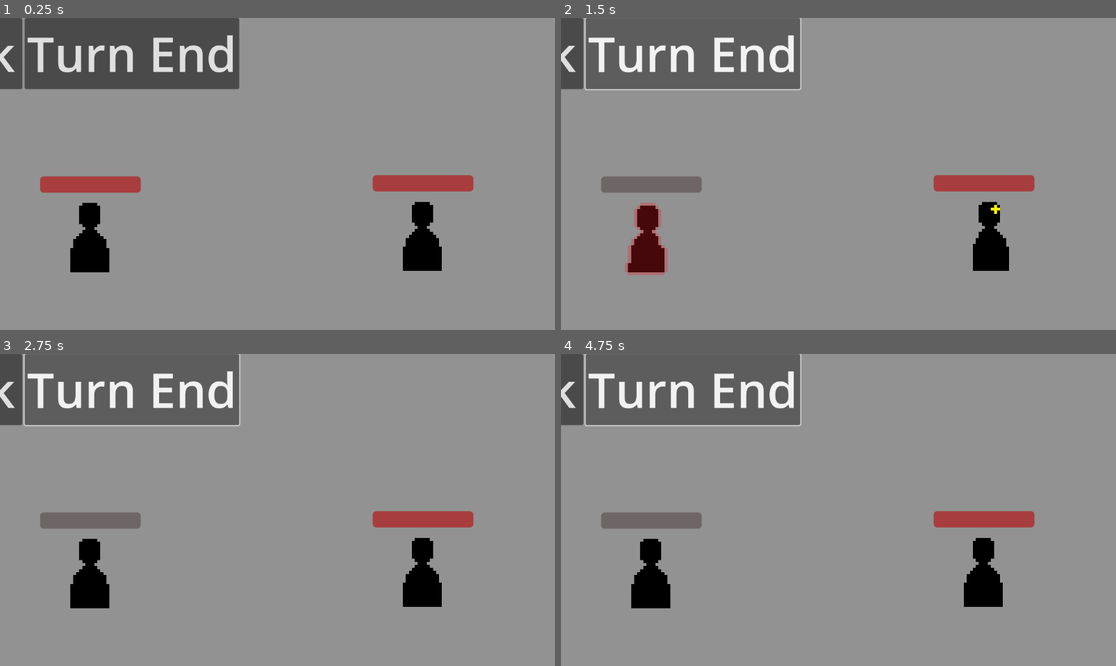
Above: before the commit, frames 1-4 (two rows, left to right).
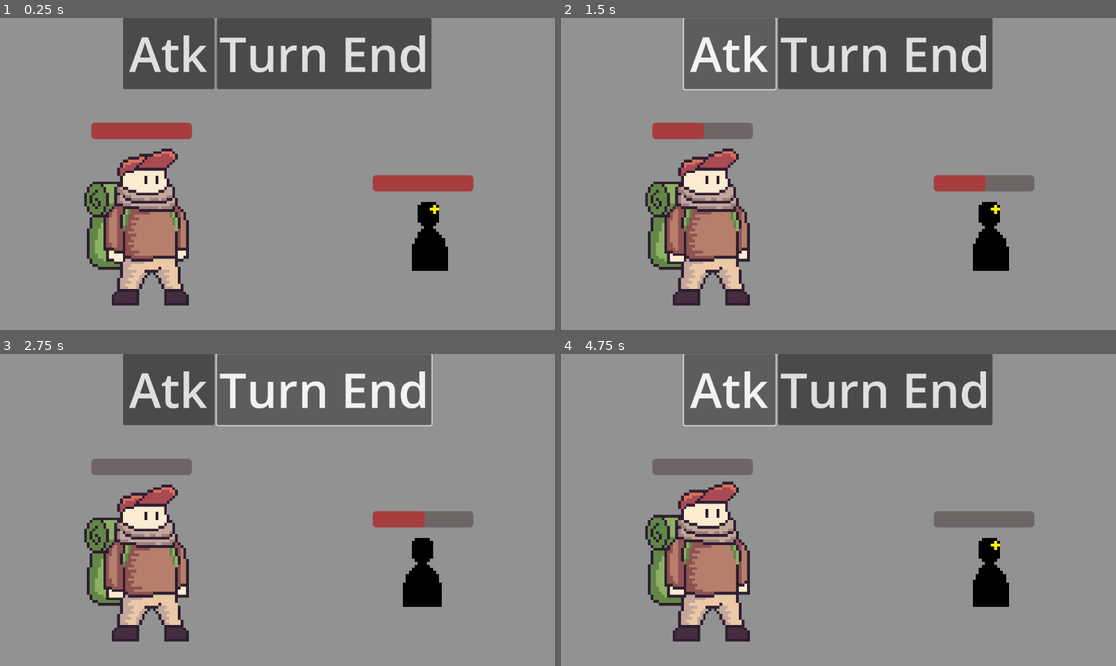
Above: after the commit, the same moments.

Repository: BobWizardLad/Dice-Temple
Game: Godot game, scene res://CombatScene.tscn
Same seed, same stepped clock (60 frames per second), same inputs: the game is played once before the commit and once after it.
Inputs (mouse positions are in pixels of both pictures, inside the frame that each line leads up to):
- Up to frame 1 (0.25 s): no input
- Up to frame 2 (1.5 s): click "Turn End" at 0.5 s; click (727, 52) at 1.25 s, where only the run after the commit has a clickable "Atk"
- Up to frame 3 (2.75 s): click "Turn End" at 2 s
- Up to frame 4 (4.75 s): click (727, 388) at 2.75 s, where only the run after the commit has a clickable "Atk"; click "Turn End" at 3.5 s; click (727, 388) at 4.25 s, where only the run after the commit has a clickable "Atk"

The runs differ from the first frame. In frame 1, 23% of the frame differs, in the area x 0-81%, y 0-93%; in frame 2, 23%; in frame 3, 23%; in frame 4, 24%, in the area x 0-86%, y 0-93%.

Commit message:
🏗️ Back to AnimatedSprite2D
Implemented the new idle animation with the animated sprite node.

Diff:
--- a/Dice-Temple/CombatScene.tscn
+++ b/Dice-Temple/CombatScene.tscn
@@ -1,11 +1,77 @@
-[gd_scene load_steps=7 format=3 uid="uid://dgfnu7365whg1"]
+[gd_scene load_steps=17 format=3 uid="uid://dgfnu7365whg1"]
 
 [ext_resource type="Script" path="res://assets/scripts/GameService.gd" id="1_2v1jr"]
 [ext_resource type="Script" path="res://assets/scripts/DiceService.gd" id="2_s5568"]
 [ext_resource type="Script" path="res://assets/scripts/UnitService.gd" id="3_lnayv"]
 [ext_resource type="PackedScene" uid="uid://dtr4jqs87b4t4" path="res://componentScenes/Unit.tscn" id="4_n7p2r"]
 [ext_resource type="Resource" uid="uid://dh370xeg8m05q" path="res://assets/resources/beam.tres" id="5_flugx"]
+[ext_resource type="Texture2D" uid="uid://5rdgl3eac8pk" path="res://assets/sprites/splorerSprite.png" id="6_ddm8p"]
 [ext_resource type="Texture2D" uid="uid://b6468kpnhoiis" path="res://assets/sprites/unit_silhouette.png" id="6_ox0xy"]
+[ext_resource type="Texture2D" uid="uid://dg5rqtd4hl8qe" path="res://assets/sprites/unit_silhouette_attacking.png" id="8_urp4p"]
+
+[sub_resource type="AtlasTexture" id="AtlasTexture_1mxik"]
+atlas = ExtResource("6_ddm8p")
+region = Rect2(0, 0, 512, 512)
+
+[sub_resource type="AtlasTexture" id="AtlasTexture_7227c"]
+atlas = ExtResource("6_ddm8p")
+region = Rect2(512, 0, 512, 512)
+
+[sub_resource type="AtlasTexture" id="AtlasTexture_2fxup"]
+atlas = ExtResource("6_ddm8p")
+region = Rect2(1024, 0, 512, 512)
+
+[sub_resource type="AtlasTexture" id="AtlasTexture_i0kby"]
+atlas = ExtResource("6_ddm8p")
+region = Rect2(1536, 0, 512, 512)
+
+[sub_resource type="AtlasTexture" id="AtlasTexture_pwjad"]
+atlas = ExtResource("6_ddm8p")
+region = Rect2(2048, 0, 512, 512)
+
+[sub_resource type="AtlasTexture" id="AtlasTexture_v4qtw"]
+atlas = ExtResource("6_ddm8p")
+region = Rect2(2560, 0, 512, 512)
+
+[sub_resource type="SpriteFrames" id="SpriteFrames_7wh2u"]
+animations = [{
+"frames": [{
+"duration": 1.0,
+"texture": SubResource("AtlasTexture_1mxik")
+}, {
+"duration": 1.0,
+"texture": SubResource("AtlasTexture_7227c")
+}, {
+"duration": 1.0,
+"texture": SubResource("AtlasTexture_2fxup")
+}, {
+"duration": 1.0,
+"texture": SubResource("AtlasTexture_i0kby")
+}, {
+"duration": 1.0,
+"texture": SubResource("AtlasTexture_pwjad")
+}, {
+"duration": 1.0,
+"texture": SubResource("AtlasTexture_v4qtw")
+}],
+"loop": true,
+"name": &"default",
+"speed": 5.0
+}]
+
+[sub_resource type="SpriteFrames" id="SpriteFrames_58kdp"]
+animations = [{
+"frames": [{
+"duration": 2.7,
+"texture": ExtResource("6_ox0xy")
+}, {
+"duration": 2.5,
+"texture": ExtResource("8_urp4p")
+}],
+"loop": true,
+"name": &"default",
+"speed": 5.0
+}]
 
 [node name="GameService" type="Node2D"]
 script = ExtResource("1_2v1jr")
@@ -17,6 +83,7 @@
 script = ExtResource("3_lnayv")
 
 [node name="Player" parent="UnitService" instance=ExtResource("4_n7p2r")]
+position = Vector2(356, 317)
 
 [node name="Attack" parent="UnitService/Player/AttacksHandler" index="0"]
 attack_unique = ExtResource("5_flugx")
@@ -37,7 +104,18 @@
 attack_unique = ExtResource("5_flugx")
 
 [node name="Sprite" parent="UnitService/Player" index="1"]
-texture = ExtResource("6_ox0xy")
+position = Vector2(-11, 77)
+scale = Vector2(0.572266, 0.572266)
+sprite_frames = SubResource("SpriteFrames_7wh2u")
+autoplay = "default"
+frame_progress = 0.676256
+
+[node name="ProgressBar" parent="UnitService/Player" index="2"]
+offset_left = -86.0
+offset_top = -80.0
+offset_right = 81.0
+offset_bottom = -53.0
+metadata/_edit_use_anchors_ = true
 
 [node name="Enemy" parent="UnitService" instance=ExtResource("4_n7p2r")]
 position = Vector2(822, 423)
@@ -62,7 +140,9 @@
 attack_unique = ExtResource("5_flugx")
 
 [node name="Sprite" parent="UnitService/Enemy" index="1"]
-texture = ExtResource("6_ox0xy")
+sprite_frames = SubResource("SpriteFrames_58kdp")
+autoplay = "default"
+frame_progress = 0.141505
 
 [node name="UI" type="CanvasLayer" parent="."]
 
@@ -70,8 +150,8 @@
 anchors_preset = 5
 anchor_left = 0.5
 anchor_right = 0.5
-offset_left = -576.0
-offset_right = 44.0
+offset_left = -256.5
+offset_right = 256.5
 offset_bottom = 118.0
 grow_horizontal = 2
 size_flags_horizontal = 3
--- a/Dice-Temple/assets/scripts/Unit.gd
+++ b/Dice-Temple/assets/scripts/Unit.gd
@@ -6,7 +6,7 @@
 
 @onready var health_display: Control = $ProgressBar
 @onready var attack_handler: Node2D = $AttacksHandler
-@onready var sprite: Sprite2D = $Sprite
+@onready var sprite: AnimatedSprite2D = $AnimatedSprite
 
 func _ready():
 	health_display.max_value = HEALTH_MAX
@@ -27,15 +27,7 @@
 	return team
 
 func anim_damaged():
-	sprite.texture = load("res://assets/sprites/unit_silhouette_damaged.png")
-	await get_tree().create_timer(1.0).timeout
-	sprite.texture = load("res://assets/sprites/unit_silhouette.png")
+	pass
 
 func anim_attack():
-	sprite.texture = load("res://assets/sprites/unit_silhouette_attacking.png")
-	# Signal some form of attack_dice specific animation between characters
-	await get_tree().create_timer(1.0).timeout
-	sprite.texture = load("res://assets/sprites/unit_silhouette.png")
-
-func anim_attacking():
 	pass
--- a/Dice-Temple/componentScenes/Unit.tscn
+++ b/Dice-Temple/componentScenes/Unit.tscn
@@ -32,7 +32,7 @@
 [node name="Attack6" type="Node2D" parent="AttacksHandler"]
 script = ExtResource("3_5sxar")
 
-[node name="Sprite" type="Sprite2D" parent="."]
+[node name="Sprite" type="AnimatedSprite2D" parent="."]
 scale = Vector2(5, 5)
 
 [node name="ProgressBar" type="ProgressBar" parent="."]
